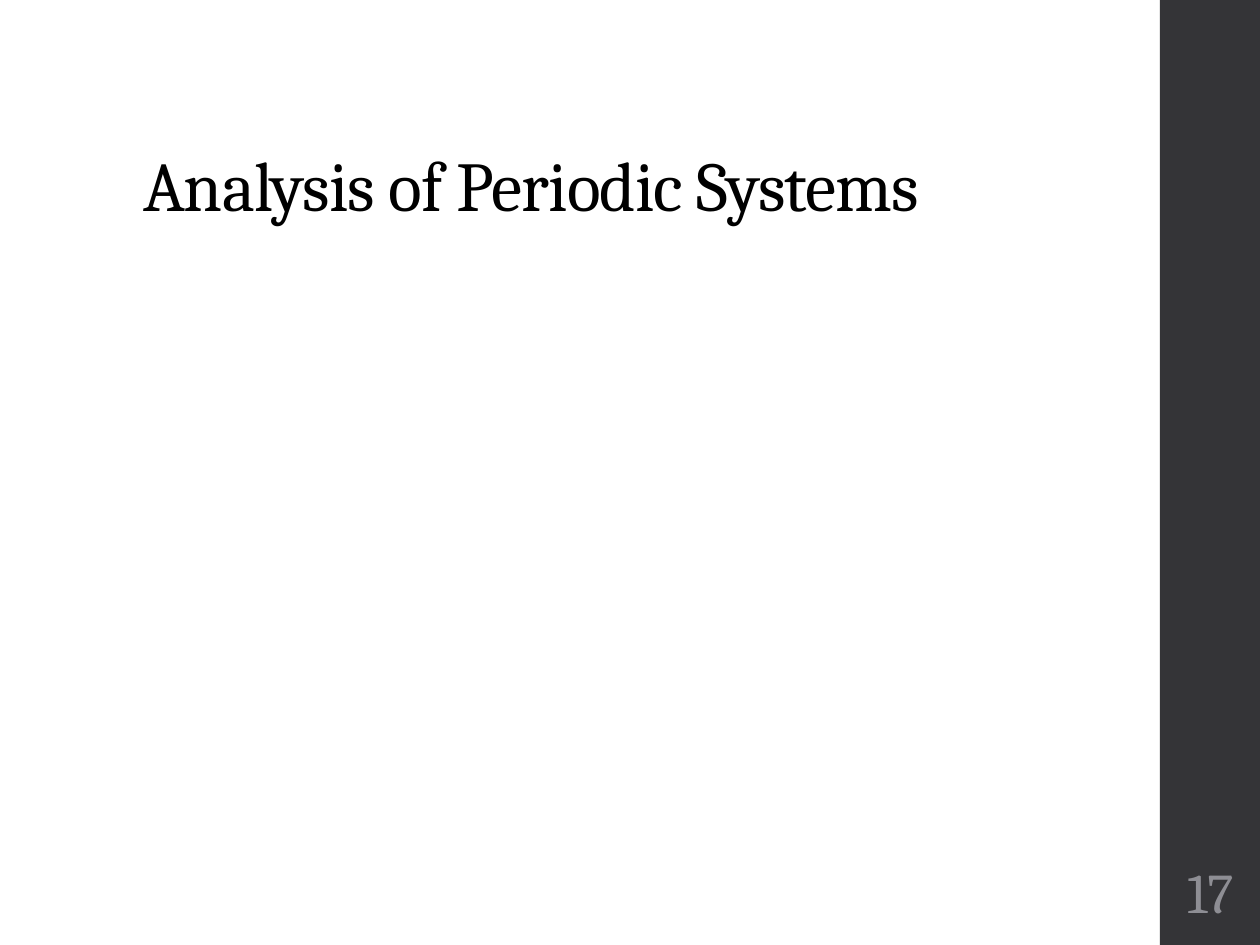
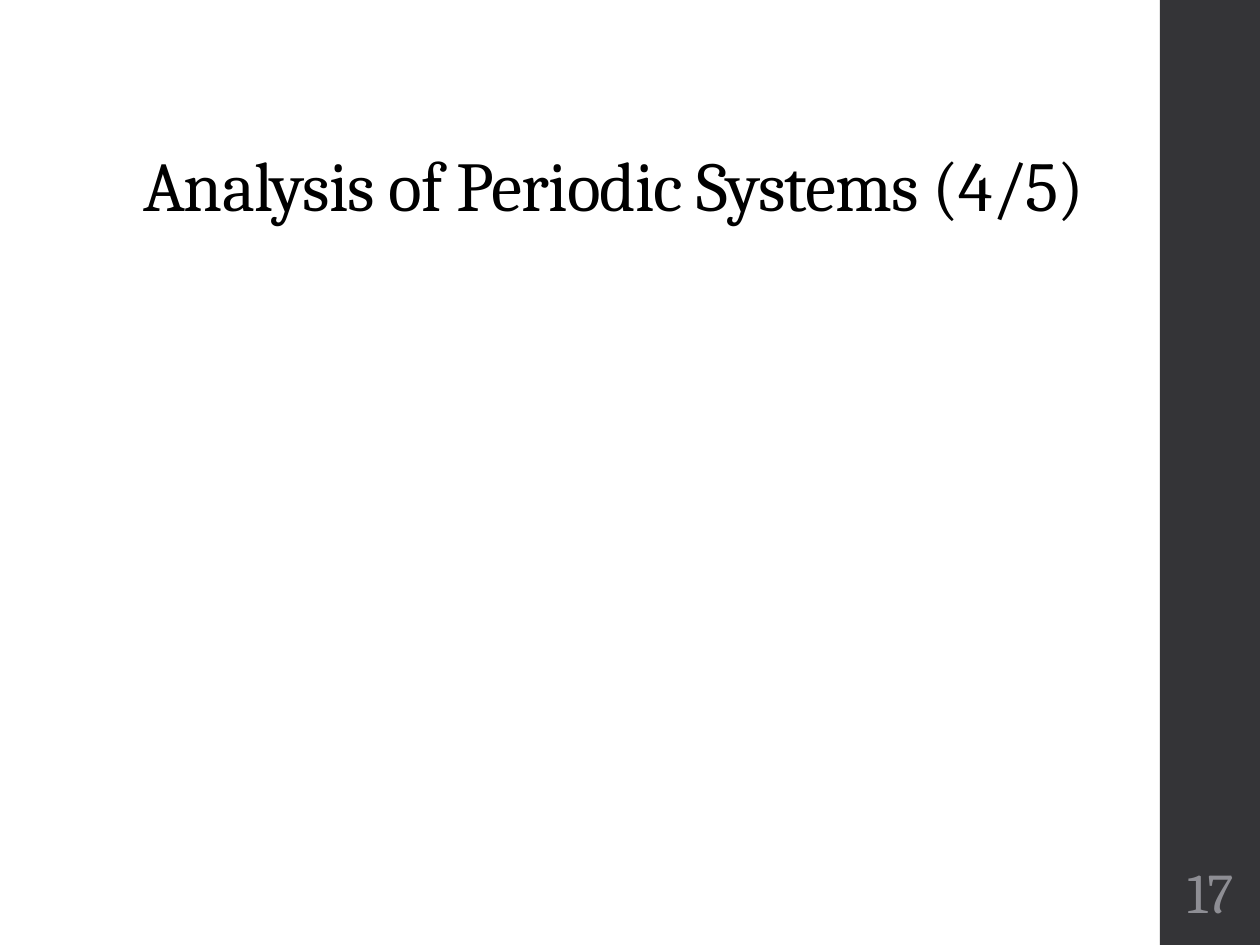
Before and after one commit to finger563/cbsat, a slide deck: slide 17 of thesis/Defense.pptx. Drawn at 1260x945 pixels with LibreOffice and Linux fonts; fonts in the diff are those of the drawing; grey boxes stand for pictures. Boxes give left, top, right and bottom in pixels: in the first picture for what was removed or moved away, otherwise in the second. Text is boxed around its words. In the diff, an @@ line names an element or a change of style, - is before the commit and + after.

```diff
--- a/thesis/Defense.pptx
+++ b/thesis/Defense.pptx
@@ title at (143,161,1085,226): text changed @@
-Analysis of Periodic Systems
+Analysis of Periodic Systems (4/5)
```
Also in this commit, not shown: 4 other slides changed.
